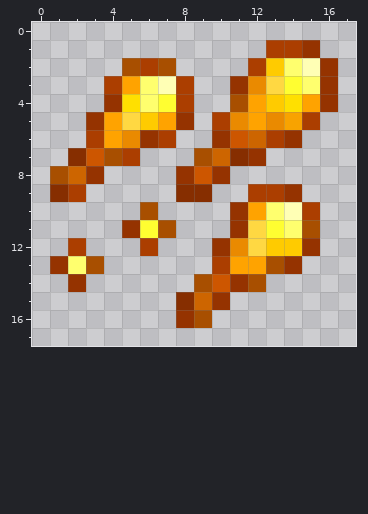
File history of a pixel-art sprite, src/main/resources/assets/spells_and_shields/textures/spell/flamethrower.png. That is the earlier state.
The file is 18x18 pixels.
After the commit:
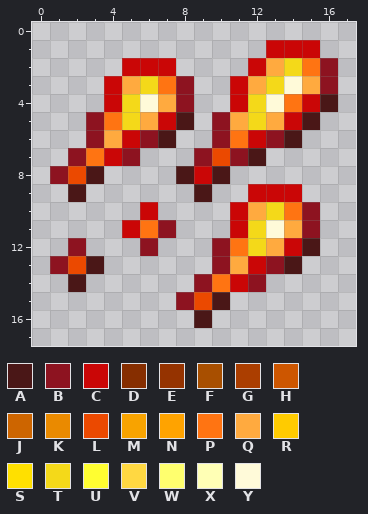
Palette (. is transparent): A #4a1717  B #8d1320  C #ca0606  D #862e00  E #953300  F #a84f00  G #ab3e00  H #cd5600  J #cd6500  K #ea8a00  L #eb4900  M #f8a300  N #ffa300  P #ff7412  Q #ffaa3f  R #ffcb00  S #ffe000  T #f4d919  U #fffe31  V #ffd842  W #ffff6e  X #ffffb5  Y #fffad9
Edits made:
@@ x 0..17 @@
  0 ..................
- 1 .............GGE..
- 2 .....FGF....GRWXE.
- 3 ....GNWXG..EKVUWE.
- 4 ....ESWUG..FNRSNE.
- 5 ...ENVRNE.GKNKMG..
- 6 ...GNKEG..EHJGE...
- 7 ..DHFG...FJDE.....
- 8 .FJE....EHE.......
- 9 .DG.....DD..GGE...
-10 ......F....ENWXG..
-11 .....EUF...EVUWF..
-12 ..G...G...EKVRRE..
-13 .EWF......GNNFE...
-14 ..E......FHEF.....
-15 ........DJE.......
-16 ........EF........
+ 1 .............CCC..
+ 2 .....CCC....CQTPB.
+ 3 ....CQTPB..CQTYQB.
+ 4 ....CTYQB..CTYPCA.
+ 5 ...BPTQCA.BQTQCA..
+ 6 ...BQCBA..BPCBA...
+ 7 ..BPCB...BLBA.....
+ 8 .BLA....ACA.......
+ 9 ..A......A..CCC...
+10 ......C....CQTPB..
+11 .....CPB...CTYQB..
+12 ..B...B...BPTQCA..
+13 .BLA......BQCBA...
+14 ..A......BPCB.....
+15 ........BLA.......
+16 .........A........
 17 ..................
Boxes around the changes in both pictures, in picture pixels (x1, y1, x2, y2):
changed: (50, 40, 338, 328)
